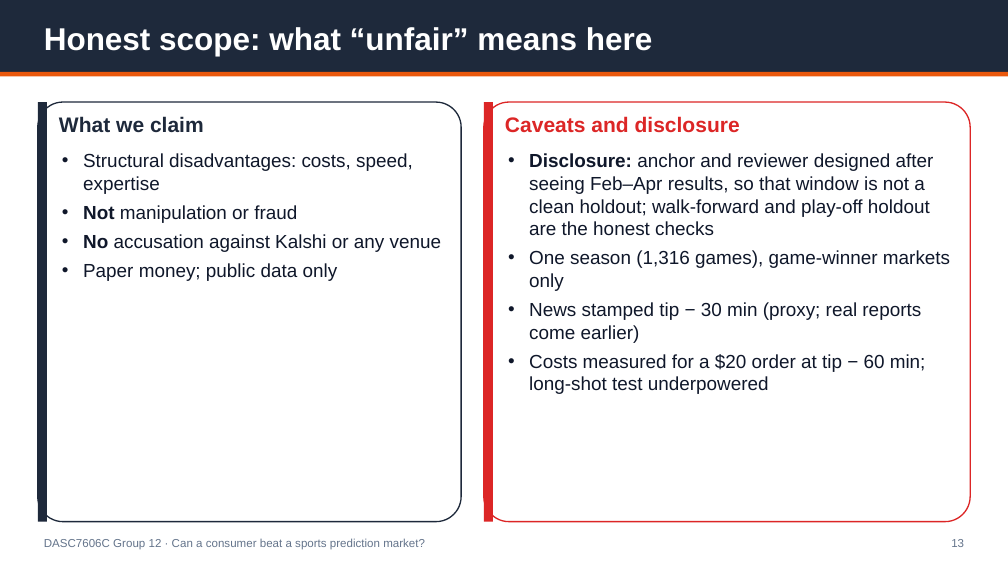
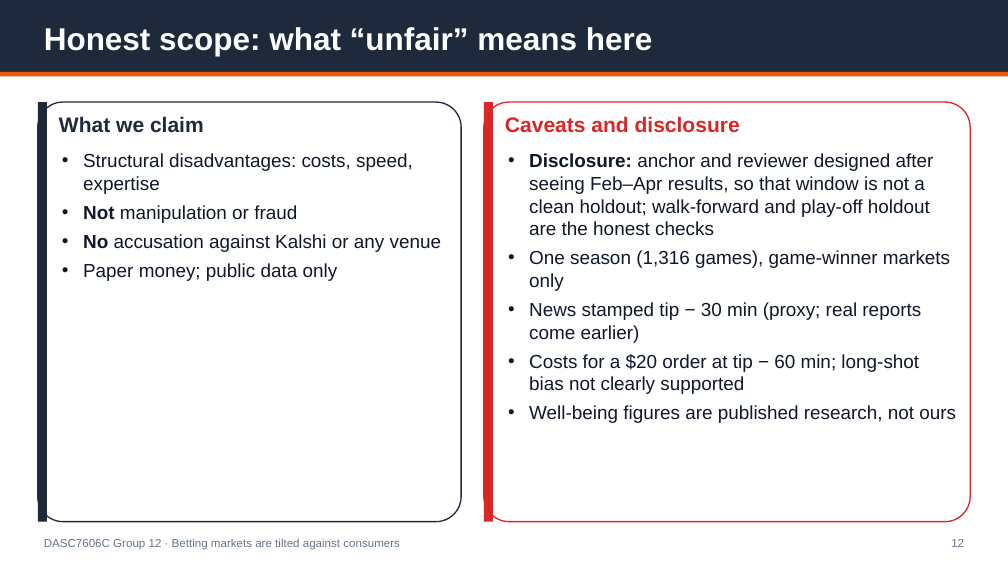
Before and after one commit to Michaelyzr/nba-agent, a slide deck: slide 12 of presentation/nba_agent_deck.pptx (slide 13 before the commit). Drawn at 1008x567 pixels with LibreOffice and Linux fonts; fonts in the diff are those of the drawing. Boxes give left, top, right and bottom in pixels: in the first picture for what was removed or moved away, otherwise in the second. Text is boxed around its words. In the diff, an @@ line names an element or a change of style, - is before the commit and + after.

```diff
--- a/presentation/nba_agent_deck.pptx
+++ b/presentation/nba_agent_deck.pptx
@@ text at [529,354,956,423]: text changed @@
-• Costs measured for a $20 order at tip − 60 min; long-shot test underpowered
+• Costs for a $20 order at tip − 60 min; long-shot bias not clearly supported
+• Well-being figures are published research, not ours
@@ text at [44,538,400,550]: text changed @@
-DASC7606C Group 12 · Can a consumer beat a sports prediction market?
+DASC7606C Group 12 · Betting markets are tilted against consumers
```
Also in this commit, not shown: 12 other slides changed, 1 slide added, 2 slides removed, 2 other files.
